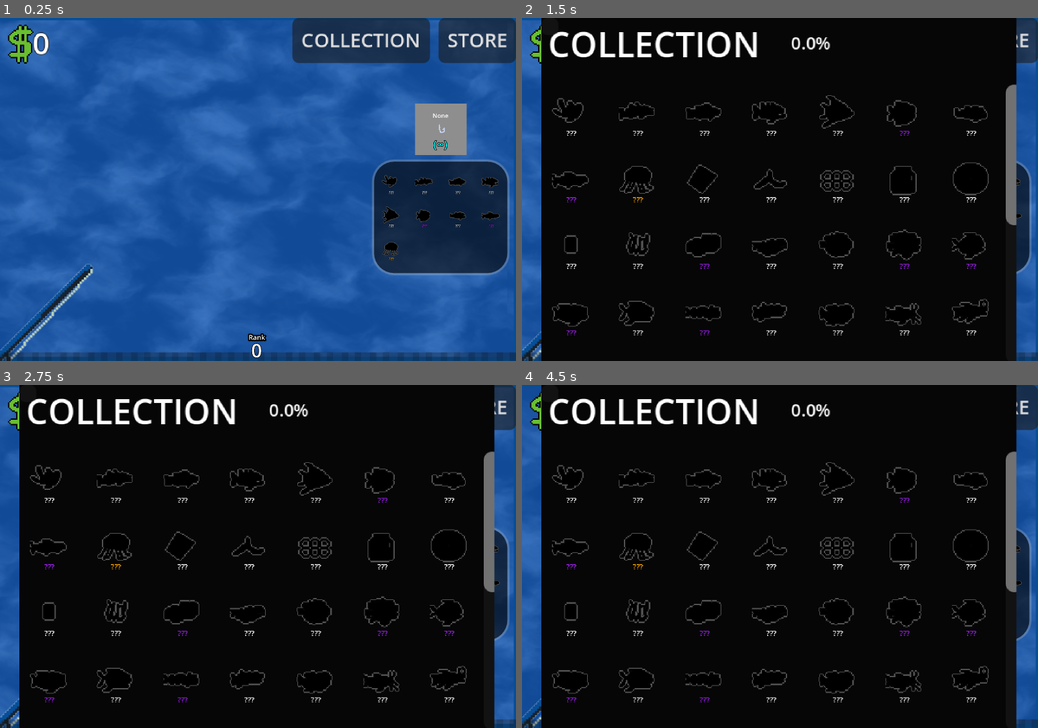
Above: before the commit, frames 1-4 (two rows, left to right).
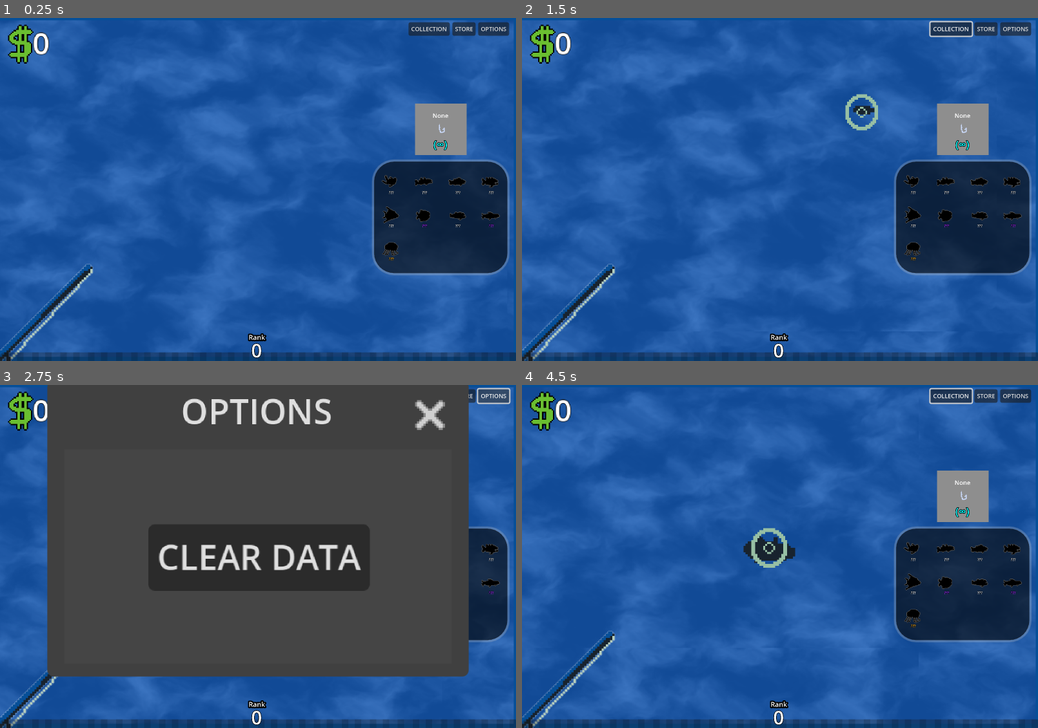
Above: after the commit, the same moments.

Repository: mathew-tran/fish-clicker
Game: Godot game, scene res://Scenes/Main.tscn
Same seed, same stepped clock (60 frames per second), same inputs: the game is played once before the commit and once after it.
Inputs (mouse positions are in pixels of both pictures, inside the frame that each line leads up to):
- Up to frame 1 (0.25 s): no input
- Up to frame 2 (1.5 s): click "COLLECTION" at 0.5 s; click "STORE" at 1.25 s
- Up to frame 3 (2.75 s): click (495, 395) at 2 s, where only the run after the commit has a clickable "OPTIONS"
- Up to frame 4 (4.5 s): click (780, 556) at 2.75 s, where only the run after the commit has a clickable "CLEAR DATA"; click "COLLECTION" at 3.5 s; click "STORE" at 4.25 s

The runs differ from the first frame. In frame 1, 5.0% of the frame differs, in the area x 56-100%, y 0-14%; in frame 2, 92%, in the area x 3-100%, y 0-100%; in frame 3, 91%; in frame 4, 92%.

Commit message:
add save / delete

Diff:
--- a/fishclicker/Prefabs/Fish.tscn
+++ b/fishclicker/Prefabs/Fish.tscn
@@ -1,24 +1,12 @@
-[gd_scene load_steps=17 format=3 uid="uid://lq2p2dxhm7r7"]
+[gd_scene load_steps=14 format=3 uid="uid://lq2p2dxhm7r7"]
 
 [ext_resource type="Texture2D" uid="uid://mcnxhrnpmffy" path="res://Art/Sprites/Fish/Small.png" id="1_b0x67"]
 [ext_resource type="Script" uid="uid://blmdcy45jk4rt" path="res://Scripts/Fish.gd" id="1_bd4gt"]
 [ext_resource type="PackedScene" uid="uid://kabmds7dffp3" path="res://Prefabs/Activity.tscn" id="2_lxnhx"]
-[ext_resource type="Shader" uid="uid://dn6jo3sggjy25" path="res://Shades/Fish.gdshader" id="2_qg13p"]
 [ext_resource type="PackedScene" uid="uid://c2tnx6dteb1h6" path="res://Prefabs/Splash.tscn" id="3_uukyq"]
 [ext_resource type="Texture2D" uid="uid://cthfkkaock6k" path="res://Art/Sprites/Fish/Detail/GoldFish.png" id="5_p83jl"]
 [ext_resource type="Texture2D" uid="uid://datcuha3aklih" path="res://Art/Ui/Stars.png" id="6_4xv0j"]
 [ext_resource type="Shader" uid="uid://ds6ww33sd8ufo" path="res://Shades/FishingRod.gdshader" id="6_pox3r"]
-
-[sub_resource type="NoiseTexture2D" id="NoiseTexture2D_qg13p"]
-
-[sub_resource type="ShaderMaterial" id="ShaderMaterial_qg13p"]
-shader = ExtResource("2_qg13p")
-shader_parameter/frequency = 5.0
-shader_parameter/amplitude = 2.7
-shader_parameter/ripple_rate = 16.0
-shader_parameter/wave_amplitude = 0.1
-shader_parameter/wave_frequency = 4.0
-shader_parameter/noise = SubResource("NoiseTexture2D_qg13p")
 
 [sub_resource type="ShaderMaterial" id="ShaderMaterial_pox3r"]
 
@@ -99,13 +87,6 @@
 script = ExtResource("1_bd4gt")
 metadata/_edit_group_ = true
 
-[node name="Ripple" type="ColorRect" parent="."]
-material = SubResource("ShaderMaterial_qg13p")
-offset_left = -19.0
-offset_top = -19.0
-offset_right = 21.0
-offset_bottom = 21.0
-
 [node name="FishSprite" type="Sprite2D" parent="."]
 material = SubResource("ShaderMaterial_pox3r")
 texture = ExtResource("1_b0x67")
--- a/fishclicker/Prefabs/UI/CollectionScreen.tscn
+++ b/fishclicker/Prefabs/UI/CollectionScreen.tscn
@@ -1,43 +1,55 @@
-[gd_scene load_steps=2 format=3 uid="uid://csunpnhmpnxeu"]
+[gd_scene load_steps=4 format=3 uid="uid://csunpnhmpnxeu"]
 
 [ext_resource type="Script" uid="uid://d4deh6rviewnw" path="res://Scripts/UI/CollectionScreen.gd" id="1_igdbl"]
 
+[sub_resource type="Theme" id="Theme_igdbl"]
+
+[sub_resource type="StyleBoxFlat" id="StyleBoxFlat_igdbl"]
+bg_color = Color(0, 0, 0, 1)
+
 [node name="CollectionScreen" type="Popup"]
-size = Vector2i(175, 161)
+title = "COLLECTION"
+position = Vector2i(0, 36)
+size = Vector2i(191, 108)
 visible = true
+borderless = false
+theme = SubResource("Theme_igdbl")
 script = ExtResource("1_igdbl")
 
-[node name="ScrollContainer" type="ScrollContainer" parent="."]
-custom_minimum_size = Vector2(0, 130)
-offset_top = 31.0
+[node name="Panel2" type="Panel" parent="."]
+offset_top = -1.0
+offset_right = 205.0
+offset_bottom = 110.0
+theme_override_styles/panel = SubResource("StyleBoxFlat_igdbl")
+
+[node name="Panel" type="Panel" parent="."]
+custom_minimum_size = Vector2(180, 100)
+offset_left = 20.0
+offset_top = 10.0
+offset_right = 200.0
+offset_bottom = 110.0
+scale = Vector2(0.85, 0.85)
+metadata/_edit_group_ = true
+
+[node name="ScrollContainer" type="ScrollContainer" parent="Panel"]
+offset_top = 17.0
 offset_right = 224.0
-offset_bottom = 161.0
+offset_bottom = 122.0
+scale = Vector2(0.8, 0.8)
 horizontal_scroll_mode = 0
 
-[node name="GridContainer" type="GridContainer" parent="ScrollContainer"]
+[node name="GridContainer" type="GridContainer" parent="Panel/ScrollContainer"]
 layout_mode = 2
 columns = 7
 
-[node name="Label" type="Label" parent="."]
-offset_left = 3.0
-offset_top = 1.0
-offset_right = 102.0
-offset_bottom = 24.0
-text = "COLLECTION"
-
-[node name="CloseButton" type="Button" parent="."]
-offset_right = 8.0
-offset_bottom = 8.0
-
-[node name="CompletePercentage" type="Label" parent="."]
-offset_left = 106.0
-offset_top = 1.0
-offset_right = 146.0
-offset_bottom = 24.0
+[node name="CompletePercentage" type="Label" parent="Panel"]
+offset_left = 69.0
+offset_top = -3.0
+offset_right = 109.0
+offset_bottom = 20.0
 theme_override_font_sizes/font_size = 8
 text = "(92.85%)"
 horizontal_alignment = 1
 vertical_alignment = 1
 
 [connection signal="about_to_popup" from="." to="." method="_on_about_to_popup"]
-[connection signal="button_up" from="CloseButton" to="." method="_on_close_button_button_up"]
--- a/fishclicker/Prefabs/UI/FishingRank.tscn
+++ b/fishclicker/Prefabs/UI/FishingRank.tscn
@@ -138,4 +138,3 @@
 libraries = {
 &"": SubResource("AnimationLibrary_h7xyd")
 }
-speed_scale = 4.0
--- /dev/null
+++ b/fishclicker/Prefabs/UI/OptionsUI.tscn
@@ -0,0 +1,41 @@
+[gd_scene load_steps=2 format=3 uid="uid://30n7ju2lmyy6"]
+
+[ext_resource type="Script" uid="uid://cchhe6huradc5" path="res://Scripts/UI/ClearData.gd" id="1_806j0"]
+
+[node name="Options" type="Popup"]
+title = "OPTIONS"
+size = Vector2i(180, 100)
+visible = true
+borderless = false
+
+[node name="Panel" type="Panel" parent="."]
+custom_minimum_size = Vector2(180, 100)
+anchors_preset = 8
+anchor_left = 0.5
+anchor_top = 0.5
+anchor_right = 0.5
+anchor_bottom = 0.5
+offset_left = -100.0
+offset_top = -70.0
+offset_right = 100.0
+offset_bottom = 70.0
+grow_horizontal = 2
+grow_vertical = 2
+
+[node name="ClearData" type="Button" parent="Panel"]
+layout_mode = 1
+anchors_preset = 8
+anchor_left = 0.5
+anchor_top = 0.5
+anchor_right = 0.5
+anchor_bottom = 0.5
+offset_left = -51.5
+offset_top = -15.5
+offset_right = 51.5
+offset_bottom = 15.5
+grow_horizontal = 2
+grow_vertical = 2
+text = "CLEAR DATA"
+script = ExtResource("1_806j0")
+
+[connection signal="button_up" from="Panel/ClearData" to="Panel/ClearData" method="_on_button_up"]
--- a/fishclicker/Prefabs/UI/PlayerUI.tscn
+++ b/fishclicker/Prefabs/UI/PlayerUI.tscn
@@ -9,7 +9,9 @@
 [ext_resource type="PackedScene" uid="uid://csunpnhmpnxeu" path="res://Prefabs/UI/CollectionScreen.tscn" id="6_ufl2j"]
 [ext_resource type="Script" uid="uid://blygmr3qiiakg" path="res://Scripts/UI/CollectionButton.gd" id="7_58m63"]
 [ext_resource type="PackedScene" uid="uid://g5omilybre1s" path="res://Prefabs/UI/SwitchBaitButton.tscn" id="7_lcbsa"]
+[ext_resource type="PackedScene" uid="uid://30n7ju2lmyy6" path="res://Prefabs/UI/OptionsUI.tscn" id="7_oonbm"]
 [ext_resource type="PackedScene" uid="uid://dj2x6h1ikg8t2" path="res://Prefabs/UI/AssociatedBaitFish.tscn" id="8_2es3r"]
+[ext_resource type="Script" uid="uid://6g7rqhe45k85" path="res://scripts/UI/OptionsButton.gd" id="8_bebru"]
 [ext_resource type="PackedScene" uid="uid://1tiu5h74fpyn" path="res://Prefabs/UI/FishingRank.tscn" id="9_asipn"]
 [ext_resource type="PackedScene" uid="uid://bfrgurl4l8jbg" path="res://Prefabs/UI/UnlockText.tscn" id="10_e4med"]
 
@@ -36,11 +38,20 @@
 [node name="CollectionScreen" parent="." instance=ExtResource("6_ufl2j")]
 visible = false
 
+[node name="OptionsUI" parent="." instance=ExtResource("7_oonbm")]
+visible = false
+
 [node name="HBoxContainer" type="HBoxContainer" parent="."]
-anchors_preset = 10
+anchors_preset = 1
+anchor_left = 1.0
 anchor_right = 1.0
-offset_bottom = 21.0
-grow_horizontal = 2
+offset_left = -50.0
+offset_top = 2.0
+offset_right = 106.0
+offset_bottom = 23.0
+grow_horizontal = 0
+scale = Vector2(0.3, 0.3)
+size_flags_horizontal = 8
 mouse_filter = 2
 alignment = 2
 
@@ -55,6 +66,12 @@
 theme_override_font_sizes/font_size = 9
 text = "STORE"
 script = ExtResource("5_od4qv")
+
+[node name="OptionsButton" type="Button" parent="HBoxContainer"]
+layout_mode = 2
+theme_override_font_sizes/font_size = 9
+text = "OPTIONS"
+script = ExtResource("8_bebru")
 
 [node name="MainButton" type="Button" parent="HBoxContainer"]
 visible = false
@@ -75,6 +92,7 @@
 
 [connection signal="button_up" from="HBoxContainer/CollectionButton" to="HBoxContainer/CollectionButton" method="_on_button_up"]
 [connection signal="button_up" from="HBoxContainer/StoreButton" to="HBoxContainer/StoreButton" method="_on_button_up"]
+[connection signal="button_up" from="HBoxContainer/OptionsButton" to="HBoxContainer/OptionsButton" method="_on_button_up"]
 [connection signal="button_up" from="HBoxContainer/MainButton" to="HBoxContainer/MainButton" method="_on_button_up"]
 
 [editable path="MoneyUI"]
--- a/fishclicker/Prefabs/UI/ShopUI.tscn
+++ b/fishclicker/Prefabs/UI/ShopUI.tscn
@@ -12,20 +12,23 @@
 bg_color = Color(0.0584206, 0.0584206, 0.0584206, 1)
 
 [node name="ShopUI" type="Popup"]
-size = Vector2i(200, 100)
+title = "STORE"
+position = Vector2i(0, 36)
+size = Vector2i(180, 100)
 visible = true
+borderless = false
 script = ExtResource("1_dl2q2")
 
 [node name="Panel" type="Panel" parent="."]
-custom_minimum_size = Vector2(200, 100)
+custom_minimum_size = Vector2(180, 100)
 anchors_preset = 8
 anchor_left = 0.5
 anchor_top = 0.5
 anchor_right = 0.5
 anchor_bottom = 0.5
-offset_left = -100.0
+offset_left = -90.0
 offset_top = -50.0
-offset_right = 100.0
+offset_right = 90.0
 offset_bottom = 50.0
 grow_horizontal = 2
 grow_vertical = 2
--- a/fishclicker/Prefabs/UI/SwitchBaitButton.tscn
+++ b/fishclicker/Prefabs/UI/SwitchBaitButton.tscn
@@ -103,8 +103,7 @@
 theme_override_colors/font_outline_color = Color(0, 0, 0, 1)
 theme_override_constants/outline_size = 5
 theme_override_font_sizes/font_size = 24
-text = "(50)
-"
+text = "NO BAIT"
 horizontal_alignment = 1
 vertical_alignment = 1
 
--- a/fishclicker/Prefabs/UI/SwitchBaitUI.tscn
+++ b/fishclicker/Prefabs/UI/SwitchBaitUI.tscn
@@ -11,21 +11,24 @@
 
 [node name="SwitchBaitUI" type="Popup"]
 auto_translate_mode = 1
-size = Vector2i(200, 100)
+title = "SWITCH BAIT"
+position = Vector2i(0, 36)
+size = Vector2i(180, 100)
 visible = true
+borderless = false
 script = ExtResource("1_pck3f")
 
 [node name="Panel" type="Panel" parent="."]
-custom_minimum_size = Vector2(200, 100)
+custom_minimum_size = Vector2(180, 100)
 anchors_preset = 8
 anchor_left = 0.5
 anchor_top = 0.5
 anchor_right = 0.5
 anchor_bottom = 0.5
-offset_left = -102.5
-offset_top = -53.5
-offset_right = 97.5
-offset_bottom = 46.5
+offset_left = -90.0
+offset_top = -50.0
+offset_right = 90.0
+offset_bottom = 50.0
 grow_horizontal = 2
 grow_vertical = 2
 theme_override_styles/panel = SubResource("StyleBoxFlat_4vrtq")
--- a/fishclicker/Scripts/Fish.gd
+++ b/fishclicker/Scripts/Fish.gd
@@ -62,7 +62,6 @@
 				$SplashAnim.stop()
 				$DetailedFish.scale = Vector2.ZERO
 				$DetailedFish.visible = true
-				$Ripple.queue_free()
 				var fishTween = get_tree().create_tween()
 				fishTween.tween_property($DetailedFish, "scale", Vector2.ONE, .1)
 				await fishTween.finished
--- a/fishclicker/Scripts/FishSpawner.gd
+++ b/fishclicker/Scripts/FishSpawner.gd
@@ -10,7 +10,7 @@
 
 
 func DetermineTime():
-	$Timer.wait_time = randf_range(12, 45)
+	#$Timer.wait_time = randf_range(12, 45)
 	$Timer.start()
 	print("Spawning Fish")
 
--- a/fishclicker/Scripts/GameManager.gd
+++ b/fishclicker/Scripts/GameManager.gd
@@ -14,6 +14,8 @@
 
 var DefaultBait = load("res://Resources/Levels/Baits/000_BAIT_NONE.tres")
 var CurrentBait : BaitData
+
+var SaveFile = "user://savegame.save"
 
 var GameData = {
 
@@ -34,26 +36,49 @@
 
 	XPTimer.timeout.connect(OnXPTimerTimeout)
 	XPTimer.start()
+	GameData = LoadData()
 
-	GameData["Money"] = 0
-	GameData["BaitInventory"] = {
+
+
+	await get_tree().process_frame
+	AddMoney(0)
+	XPGained.emit(0)
+	ChangeBait(DefaultBait)
+
+func SaveData():
+	var file = FileAccess.open(SaveFile, FileAccess.WRITE)
+	file.store_string(JSON.stringify(GameData))
+	file.close()
+
+func LoadData():
+	if FileAccess.file_exists(SaveFile):
+		var file = FileAccess.open(SaveFile, FileAccess.READ)
+		var result = JSON.parse_string(file.get_as_text())
+		file.close()
+		if result != null:
+			return result
+
+	var data = {}
+	data["Money"] = 0
+	data["BaitInventory"] = {
 
 	}
-	GameData["FishCaught"] = {
+	data["FishCaught"] = {
 
 	}
-	GameData["BaitCompleted"] = {
+	data["BaitCompleted"] = {
 
 	}
-	GameData["Rank"] = {
+	data["Rank"] = {
 		"XP" : 0,
 		"Level" : 0
 	}
-	XPGained.emit(0)
+	return data
 
-	await get_tree().process_frame
-	AddMoney(0)
-	ChangeBait(DefaultBait)
+func ClearData():
+	if FileAccess.file_exists(SaveFile):
+		DirAccess.remove_absolute(SaveFile)
+	get_tree().reload_current_scene()
 
 func ChangeBait(baitData):
 	CurrentBait = baitData
@@ -136,6 +161,10 @@
 		GameData["Rank"]["Level"] += 1
 	XPGained.emit(rate)
 
+	if ResidualAmount == 0:
+		SaveData()
+		print("save")
+
 func GetXP():
 	return GameData["Rank"]["XP"]
 
--- a/fishclicker/Scripts/UI/BaitButton.gd
+++ b/fishclicker/Scripts/UI/BaitButton.gd
@@ -15,7 +15,7 @@
 
 
 func Update():
-	var amount = Finder.GetGameManager().GetBait(OwnedBait.BaitName)
+	var amount = int(Finder.GetGameManager().GetBait(OwnedBait.BaitName))
 
 	disabled = HasBait() == false
 	$CannotAfford.visible = disabled
--- /dev/null
+++ b/fishclicker/Scripts/UI/ClearData.gd
@@ -0,0 +1,5 @@
+extends Button
+
+
+func _on_button_up() -> void:
+	Finder.GetGameManager().ClearData()
--- a/fishclicker/Scripts/UI/CollectionScreen.gd
+++ b/fishclicker/Scripts/UI/CollectionScreen.gd
@@ -1,8 +1,8 @@
 extends Popup
 
 
-@onready var FishItemContainer = $ScrollContainer/GridContainer
-
+@onready var FishItemContainer = $Panel/ScrollContainer/GridContainer
+@onready var CompleteText = $Panel/CompletePercentage
 var BaitPath = "res://Resources/Levels/Baits/"
 func _ready() -> void:
 	for child in FishItemContainer.get_children():
@@ -26,7 +26,7 @@
 		if child.IsCaught():
 			caught += 1
 	var completePercent = (float(caught) / float(total)) * 100.0
-	$CompletePercentage.text = str(snappedf(completePercent, .01)) + "%"
+	CompleteText.text = str(snappedf(completePercent, .01)) + "%"
 
 func _on_close_button_button_up() -> void:
 	visible = false
--- a/fishclicker/Scripts/UI/FishingRank.gd
+++ b/fishclicker/Scripts/UI/FishingRank.gd
@@ -7,6 +7,6 @@
 func OnXPGained(amount):
 	$ProgressBar.value = Finder.GetGameManager().GetXP()
 	$ProgressBar.max_value = Finder.GetGameManager().MaxXP
-	$ProgressBar/Label.text = "" + str(Finder.GetGameManager().GetLevel())
+	$ProgressBar/Label.text = "" + str(int(Finder.GetGameManager().GetLevel()))
 	$AnimationPlayer.stop()
 	$AnimationPlayer.play("anim")
--- a/fishclicker/Scripts/UI/MoneyUI.gd
+++ b/fishclicker/Scripts/UI/MoneyUI.gd
@@ -5,6 +5,11 @@
 func _ready():
 	Finder.GetGameManager().MoneyUpdate.connect(OnMoneyUpdate)
 	Finder.GetGameManager().MoneyChanged.connect(OnMoneyChanged)
+	ForceUpdate()
+func ForceUpdate():
+	var amount = Finder.GetGameManager().GetMoney()
+	TargetAmount = amount
+	CurrentAmount = amount - 1
 func OnMoneyUpdate(amount):
 	$AnimationPlayer.stop()
 	TargetAmount = amount
@@ -38,4 +43,4 @@
 			CurrentAmount += diff
 		elif TargetAmount < CurrentAmount:
 			CurrentAmount -= diff
-		$Label.text = str(CurrentAmount)
+		$Label.text = str(int(CurrentAmount))
--- /dev/null
+++ b/fishclicker/Scripts/UI/OptionsButton.gd
@@ -0,0 +1,4 @@
+extends Button
+
+func _on_button_up() -> void:
+	Finder.GetPlayerUI().UpdateUI(PlayerUI.STATE.OPTIONS)
--- a/fishclicker/Scripts/UI/PlayerUI.gd
+++ b/fishclicker/Scripts/UI/PlayerUI.gd
@@ -6,7 +6,8 @@
 	DEFAULT,
 	SHOP,
 	BAIT,
-	COLLECTION
+	COLLECTION,
+	OPTIONS
 }
 var MainUIs = [
 ]
@@ -15,7 +16,8 @@
 	MainUIs = [
 		$ShopUI,
 		$SwitchBaitUI,
-		$CollectionScreen
+		$CollectionScreen,
+		$OptionsUI
 	]
 
 	Finder.GetGameManager().BaitChanged.connect(OnBaitChanged)
@@ -34,6 +36,8 @@
 			$SwitchBaitUI.popup_centered()
 		STATE.COLLECTION:
 			$CollectionScreen.popup_centered()
+		STATE.OPTIONS:
+			$OptionsUI.popup_centered()
 
 func CloseUI():
 	for ui in MainUIs:
--- a/fishclicker/Scripts/UI/PurchaseBaitButton.gd
+++ b/fishclicker/Scripts/UI/PurchaseBaitButton.gd
@@ -19,7 +19,7 @@
 
 
 func Update():
-	var amount = Finder.GetGameManager().GetBait(BaitToSell.BaitName)
+	var amount = int(Finder.GetGameManager().GetBait(BaitToSell.BaitName))
 	$Owned.text = "(" + str(amount) + ")"
 	disabled = CanAfford() == false or Finder.GetGameManager().GetLevel() < FishingLevel
 	if Finder.GetGameManager().GetLevel() < FishingLevel:
--- a/fishclicker/Scripts/UI/SwitchBaitButton.gd
+++ b/fishclicker/Scripts/UI/SwitchBaitButton.gd
@@ -16,11 +16,11 @@
 	$Container/Image.texture = bait.BaitImage
 	$Container/Owned.modulate = Color.WHITE
 	if bait.bIsInfinite == false:
-		var amount = Finder.GetGameManager().GetBait(bait.BaitName)
+		var amount = int(Finder.GetGameManager().GetBait(bait.BaitName))
 		$Container/Owned.text = "(" + str(amount) + ")"
 		if amount == 0:
 			$Container/Owned.modulate = Color.RED
-			$Container/Owned.text = "No Bait Left"
+			$Container/Owned.text = "NO BAIT"
 	else:
 		$Container/Owned.text = "(∞)"
 		$Container/Owned.modulate = Color.AQUA
--- a/fishclicker/project.godot
+++ b/fishclicker/project.godot
@@ -29,4 +29,4 @@
 [rendering]
 
 textures/canvas_textures/default_texture_filter=3
-environment/defaults/default_clear_color=Color(0.0253638, 0.0253638, 0.0253638, 1)
+environment/defaults/default_clear_color=Color(0.527083, 0.527083, 0.527083, 1)
Not shown: 1 places in fishclicker/Prefabs/UI/PlayerUI.tscn that only renumber resources
Not shown, added: fishclicker/Scripts/UI/ClearData.gd.uid
Not shown, added: fishclicker/Scripts/UI/OptionsButton.gd.uid
